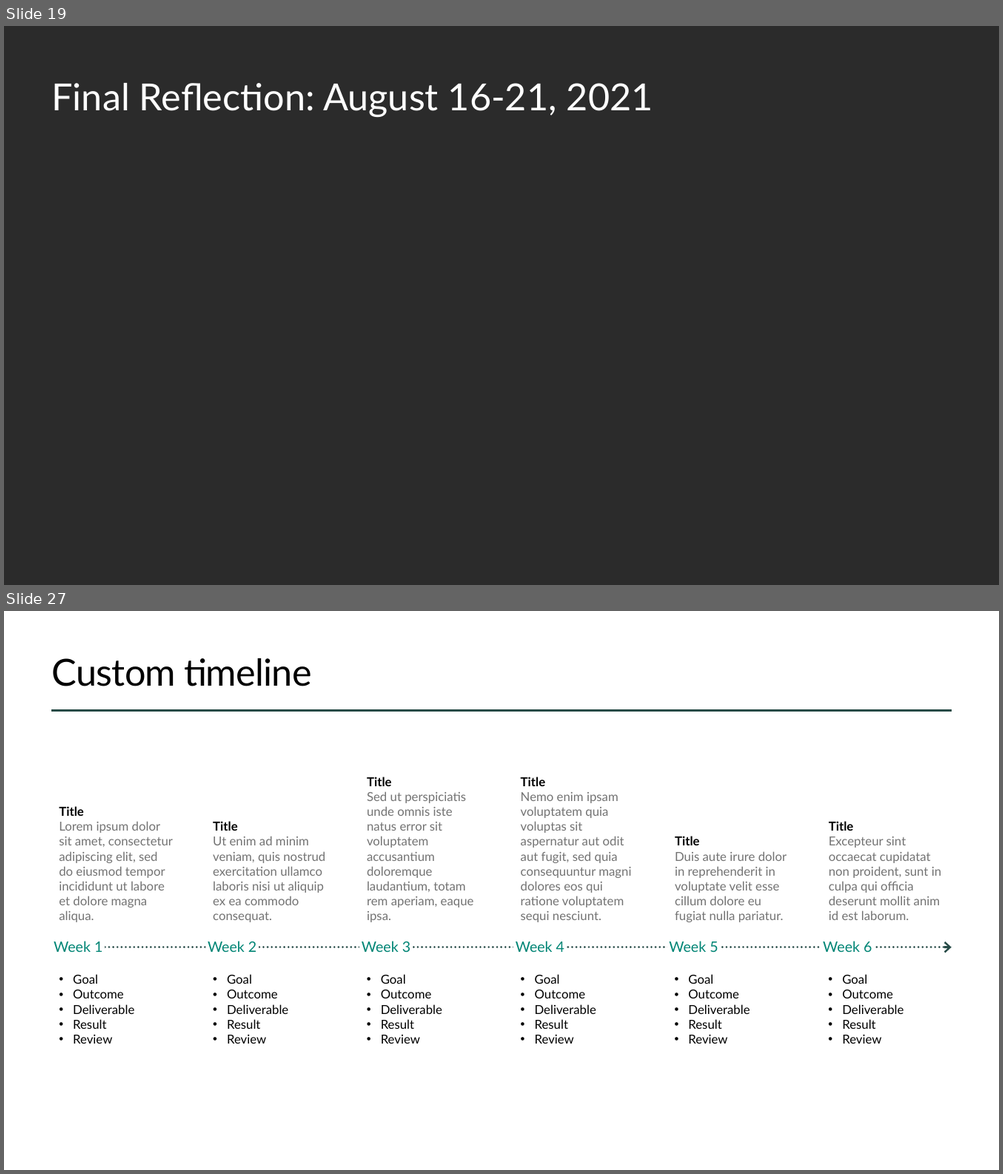
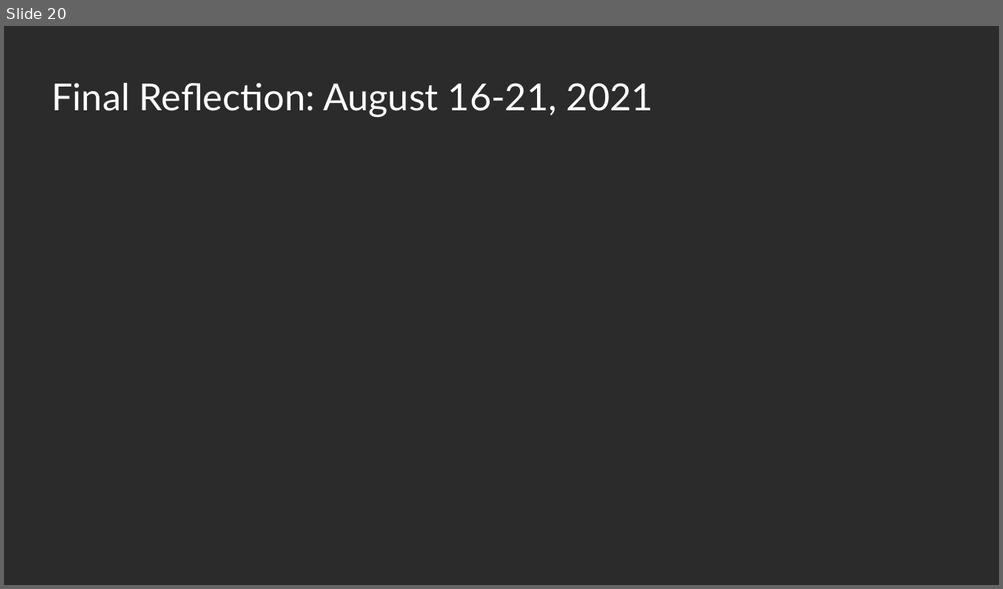
Before and after one commit to ewhinihan/dfw_mslibrary, a slide deck: DFW_MSLibraryArchives_WeeklyLearnings.pptx. Shown one above the other, each under a label of ours: slides 19 and 27 before the commit, slide 20 after it; the slides between them are not shown. The pictures are 1003x1174 and 1003x589 pixels, drawn with LibreOffice and Linux fonts; fonts in the diff are those of the drawing; background and template pictures are left out; a plain dark background stands for a picture behind light text. Boxes give left, top, right and bottom in pixels: in the first picture for what was removed or moved away, otherwise in the second. Text is boxed around its words. In the diff, an @@ line names an element or a change of style, - is before the commit and + after.

```diff
--- a/DFW_MSLibraryArchives_WeeklyLearnings.pptx
+++ b/DFW_MSLibraryArchives_WeeklyLearnings.pptx
@@ slide 27 removed at [4,611,999,1170], background #FFFFFF @@
@@ title removed at [52,658,312,686] @@
-Custom timeline
@@ line removed from (52, 710) to (951, 710) @@
@@ text removed at [367,777,474,923] @@
-Title
-Sed ut perspiciatis unde omnis iste natus error sit voluptatem accusantium doloremque laudantium, totam rem aperiam, eaque ipsa.
@@ text removed at [521,777,631,923] @@
-Title
-Nemo enim ipsam voluptatem quia voluptas sit aspernatur aut odit aut fugit, sed quia consequuntur magni dolores eos qui ratione voluptatem sequi nesciunt.
@@ text removed at [59,806,173,923] @@
-Title
-Lorem ipsum dolor sit amet, consectetur adipiscing elit, sed do eiusmod tempor incididunt ut labore et dolore magna aliqua.
@@ text removed at [213,821,325,923] @@
-Title
-Ut enim ad minim veniam, quis nostrud exercitation ullamco laboris nisi ut aliquip ex ea commodo consequat.
@@ text removed at [828,821,941,920] @@
-Title
-Excepteur sint occaecat cupidatat non proident, sunt in culpa qui officia deserunt mollit anim id est laborum.
@@ text removed at [674,836,787,923] @@
-Title
-Duis aute irure dolor in reprehenderit in voluptate velit esse cillum dolore eu fugiat nulla pariatur.
@@ group removed at [54,941,951,952]: 6 texts, 1 arrow @@
-Week 1
-Week 2
-Week 3
-Week 4
-Week 5
-Week 6
@@ text removed at [73,974,134,1044] @@
-• Goal
-• Outcome
-• Deliverable
-• Result
-• Review
@@ text removed at [227,974,288,1044] @@
-• Goal
-• Outcome
-• Deliverable
-• Result
-• Review
@@ text removed at [381,974,442,1044] @@
-• Goal
-• Outcome
-• Deliverable
-• Result
-• Review
@@ text removed at [535,974,596,1044] @@
-• Goal
-• Outcome
-• Deliverable
-• Result
-• Review
@@ text removed at [688,974,749,1044] @@
-• Goal
-• Outcome
-• Deliverable
-• Result
-• Review
@@ text removed at [842,974,903,1044] @@
-• Goal
-• Outcome
-• Deliverable
-• Result
-• Review
@@ what was slide 19 is now slide 20 @@
```
Also in this commit, not shown: 4 slides added, 18 other slides removed.
